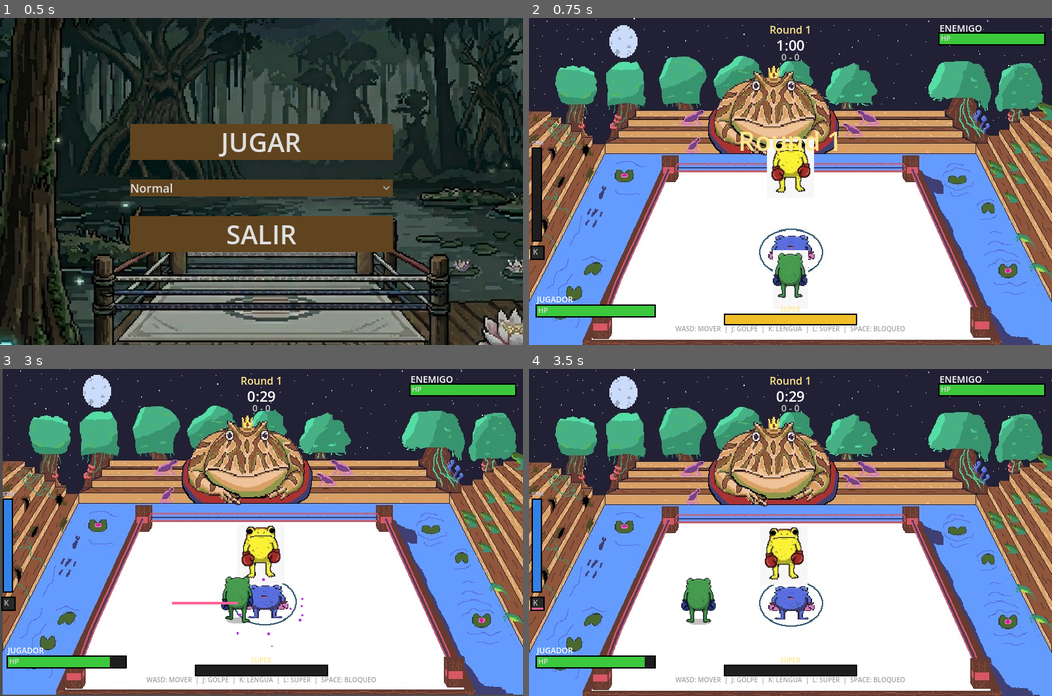
Above: before the commit, frames 1-4 (two rows, left to right).
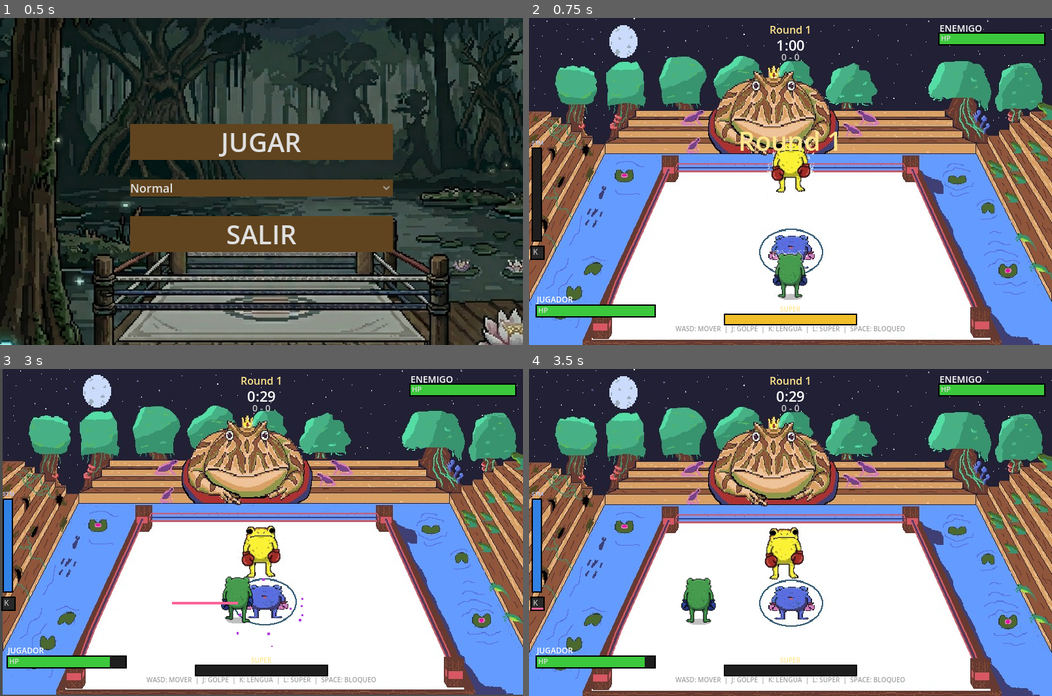
Above: after the commit, the same moments.

Repository: pperez227/GameJam_EA
Game: Godot game, scene res://scenes/Menu.tscn
The game is run twice, just before and just after one commit, with the same random seed, the same clock (stepped at 60 frames per second) and the same inputs. Sound files missing from this copy of the repository are replaced by a short silence.
Inputs:
- Up to frame 1 (0.5 s): no input
- Up to frame 2 (0.75 s): click "JUGAR" at 0.5 s
- Up to frame 3 (3 s): tap Enter at 1.25 s; hold Space (block) 1.28-2.03 s; hold W (move_up) 1.28-2.78 s; tap Shift (dash) at 2.1 s; hold A (move_left) from 2.78 s (still down); tap K (hard_attack) at 2.85 s
- Up to frame 4 (3.5 s): keep holding A (move_left)

Frame 1 is identical in both runs. In frame 2, 0.5% of the frame differs, in the area x 45-55%, y 37-87%; in frame 3, less than 0.1%; in frame 4, less than 0.1%.

Commit message:
VERSIÓN ESTABLE

Diff:
--- a/scripts/enemy.gd
+++ b/scripts/enemy.gd
@@ -57,11 +57,11 @@
 
 func _ready() -> void:
 	var img_idle = Image.new()
-	if img_idle.load("res://assets/images/enemigo_quieto.jpg") == OK:
+	if img_idle.load("res://assets/images/enemigo_quieto.png") == OK:
 		tex_idle = ImageTexture.create_from_image(img_idle)
 
 	var img_punch = Image.new()
-	if img_punch.load("res://assets/images/golpe_enemigo.jpg") == OK:
+	if img_punch.load("res://assets/images/golpe_enemigo.png") == OK:
 		tex_punch = ImageTexture.create_from_image(img_punch)
 
 	# Load walk animation frames
--- a/scripts/player.gd
+++ b/scripts/player.gd
@@ -119,7 +119,7 @@
 # ── Ready ────────────────────────────────────────────────────────
 func _ready() -> void:
 	var img_idle = Image.new()
-	if img_idle.load("res://assets/images/rana_quieto.jpg") == OK:
+	if img_idle.load("res://assets/images/rana_quieto.png") == OK:
 		tex_idle = ImageTexture.create_from_image(img_idle)
 
 	var img_punch = Image.new()
Binary file added: assets/images/enemigo_quieto.png
Binary file added: assets/images/golpe_enemigo.png
Binary file added: assets/images/rana_quieto.png
